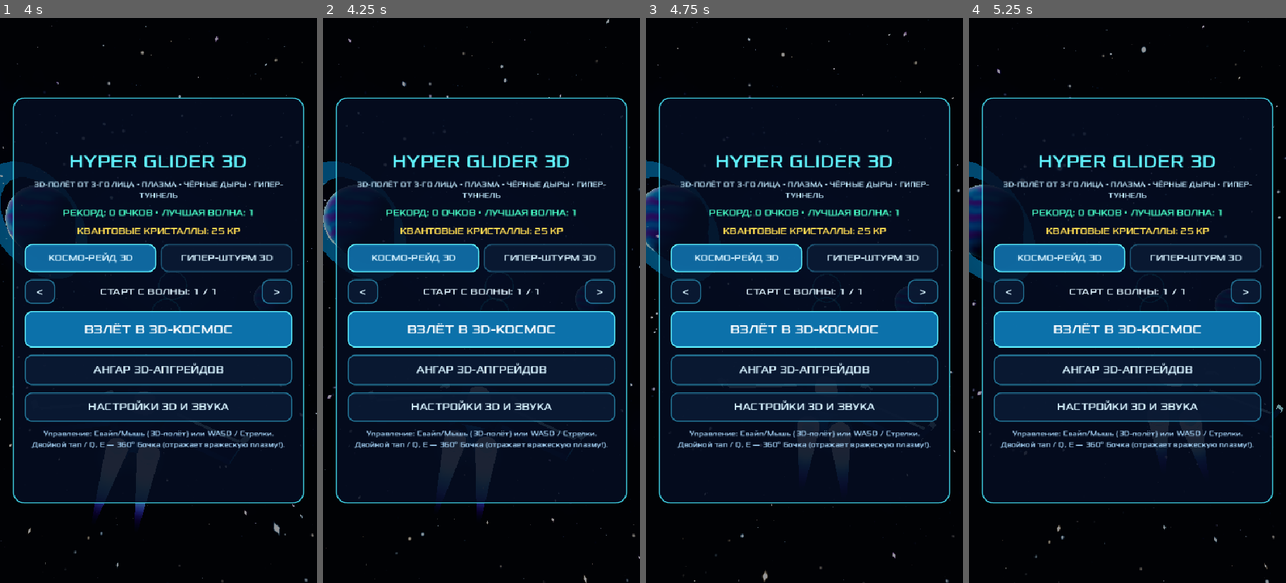
Above: before the commit, frames 1-4 (left to right).
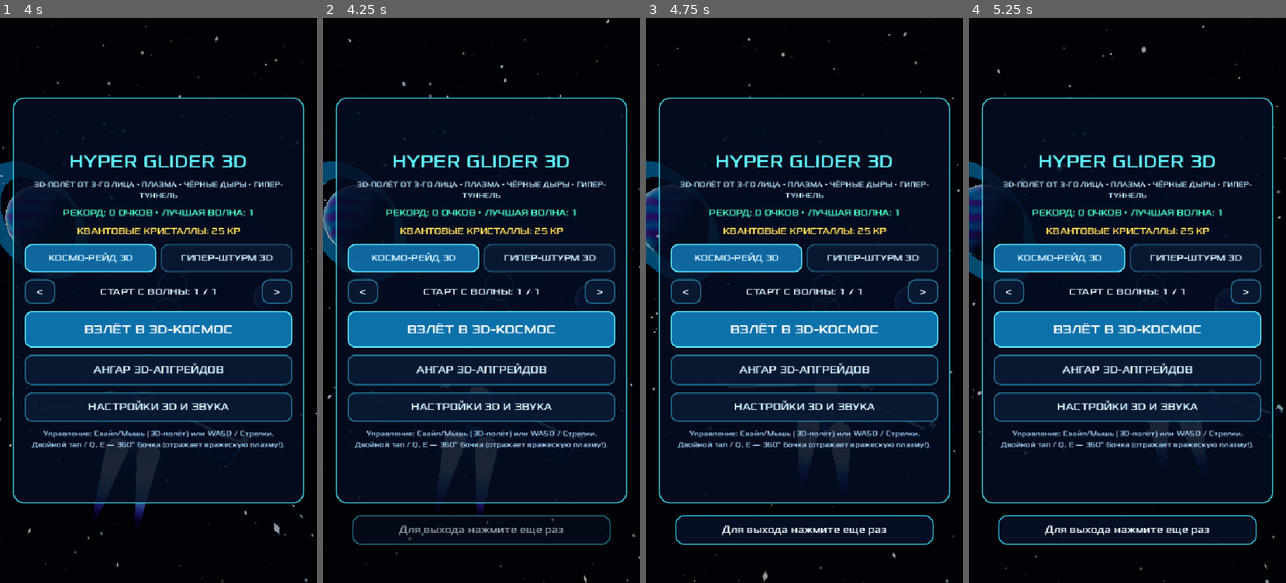
Above: after the commit, the same moments.

Repository: orbittv/hyper_glider_3d_godot
Game: Godot game, scene res://Scenes/MainGame.tscn
The game is run twice, just before and just after one commit, with the same random seed, the same clock (stepped at 60 frames per second) and the same inputs.
Inputs (mouse positions are in pixels of both pictures, inside the frame that each line leads up to):
- Up to frame 1 (4 s): tap Enter at 0.5 s; move the mouse to (228, 272) at 0.52 s; hold Right (move_right) 0.53-1.25 s; tap P at 0.6, 2.1 s; click (228, 272) at 0.67 s; tap Space at 0.77, 3.77 s; tap E at 0.8, 2.3, 3.8 s; drag from (95, 328) to (142, 413) at 1.27 s; move the mouse to (190, 176) at 2.02 s; hold Right (move_right) 2.03-2.75 s; click (190, 176) at 2.17 s; drag from (142, 413) to (63, 215) at 2.77 s; move the mouse to (253, 385) at 3.52 s; hold Left (move_left) from 3.53 s (still down); tap Q at 3.6 s; click (253, 385) at 3.67 s
- Up to frame 2 (4.25 s): keep holding Left (move_left); tap Escape at 4.15 s
- Up to frame 3 (4.75 s): release Left (move_left) at 4.25 s; drag from (709, 215) to (756, 159) at 4.27 s
- Up to frame 4 (5.25 s): move the mouse to (1143, 300) at 5.02 s; hold Down (move_down) from 5.03 s (still down); tap Shift at 5.1 s; click (1143, 300) at 5.17 s

Frame 1 is identical in both runs. In frame 2, 0.9% of the frame differs, in the area x 9-91%, y 88-94%; in frame 3, 4.2%; in frame 4, 4.2%.

Commit message:
feat(android,ui): transparent cutout adaptive icon layers (fg/bg/mono) with 3D badge and toast double-back exit

Diff:
--- a/Scripts/MainGame.gd
+++ b/Scripts/MainGame.gd
@@ -48,7 +48,8 @@
 var _wingtip_trail_timer: float = 0.0
 var _prev_wingtips: Array[Vector3] = []
 var _last_tap_msec: int = 0
-var _last_back_msec: int = -10000
+var _last_back_action_msec: int = 0
+var _exit_confirm_msec: int = 0
 var _last_tap_pos: Vector2 = Vector2.ZERO
 var _combo: int = 1
 var _combo_timer: float = 0.0
@@ -132,6 +133,9 @@
 var _lbl_hangar_credits: Label
 var _hangar_rows: Array[Dictionary] = []
 var _settings_overlay: Control
+var _toast_panel: PanelContainer
+var _toast_label: Label
+var _toast_tween: Tween
 
 
 func _ready() -> void:
@@ -205,53 +209,85 @@
 
 
 func _handle_back_navigation() -> void:
+	var now_msec: int = Time.get_ticks_msec()
+	if now_msec - _last_back_action_msec < 260:
+		return
+	_last_back_action_msec = now_msec
+
 	if _settings_overlay != null and _settings_overlay.visible:
 		_audio.play_ui_click()
 		_settings_overlay.visible = false
+		_exit_confirm_msec = 0
 		return
 	if _hangar_overlay != null and _hangar_overlay.visible:
 		_audio.play_ui_click()
 		_hangar_overlay.visible = false
+		_exit_confirm_msec = 0
+		return
+	if _state == GameState.GAME_OVER:
+		_audio.play_ui_click()
+		_enter_menu_state()
+		_exit_confirm_msec = 0
 		return
 	if _state == GameState.PLAYING:
 		_toggle_pause(true)
-		_last_back_msec = Time.get_ticks_msec()
-		_show_exit_hint()
-	elif _state == GameState.PAUSED:
-		_try_back_exit()
-	elif _state == GameState.GAME_OVER:
-		_audio.play_ui_click()
-		_enter_menu_state()
-	elif _state == GameState.MENU:
-		_try_back_exit()
-
-
-## Двойное нажатие «Назад» (в течение 2 сек) закрывает игру
-func _try_back_exit() -> void:
-	var now_msec: int = Time.get_ticks_msec()
-	if now_msec - _last_back_msec <= 2000:
-		_bank_uncommitted_credits()
-		if _config != null:
-			_config.save_data()
-		get_tree().quit()
+		_exit_confirm_msec = now_msec
+		_show_toast("Для выхода нажмите еще раз")
 		return
-	_last_back_msec = now_msec
-	_show_exit_hint()
-
-
-func _show_exit_hint() -> void:
-	if _floating_texts_root == null:
+	if _state == GameState.PAUSED or _state == GameState.MENU:
+		if _exit_confirm_msec > 0 and (now_msec - _exit_confirm_msec) <= 2000:
+			_bank_uncommitted_credits()
+			if _config != null:
+				_config.save_data()
+			get_tree().quit()
+		else:
+			_exit_confirm_msec = now_msec
+			_audio.play_ui_click()
+			_show_toast("Для выхода нажмите еще раз")
+
+
+func _build_toast_ui() -> void:
+	_toast_panel = UiBuilder.create_glass_panel(
+		Color(0.02, 0.06, 0.14, 0.94),
+		Color(0.22, 0.85, 0.98, 0.85),
+		14,
+		20.0,
+		12.0
+	)
+	_toast_panel.position = Vector2(50.0, _view_h - 115.0 - _safe_bot_vp)
+	_toast_panel.size = Vector2(_view_w - 100.0, 50.0)
+	_toast_panel.mouse_filter = Control.MOUSE_FILTER_IGNORE
+	_toast_panel.visible = false
+	_ui_root.add_child(_toast_panel)
+
+	_toast_label = UiBuilder.create_label("", 17, Color(0.92, 0.98, 1.0), HORIZONTAL_ALIGNMENT_CENTER, 3)
+	_toast_label.mouse_filter = Control.MOUSE_FILTER_IGNORE
+	_toast_panel.add_child(_toast_label)
+
+
+func _show_toast(msg: String) -> void:
+	if _toast_panel == null or _toast_label == null:
 		return
-	var lbl := UiBuilder.create_label("Нажмите «Назад» ещё раз для выхода", 16, Color(1.0, 0.92, 0.55), HORIZONTAL_ALIGNMENT_CENTER, 4)
-	lbl.position = Vector2(20.0, _view_h - 120.0)
-	lbl.custom_minimum_size = Vector2(_view_w - 40.0, 28.0)
-	lbl.size = Vector2(_view_w - 40.0, 28.0)
-	_floating_texts_root.add_child(lbl)
-	_floating_labels.append({"label": lbl, "age": 0.0, "duration": 1.8, "color": Color(1.0, 0.92, 0.55), "static": true})
+	if _toast_tween != null and _toast_tween.is_valid():
+		_toast_tween.kill()
+	_toast_label.text = msg
+	_toast_panel.visible = true
+	_toast_panel.modulate.a = 0.0
+	_toast_tween = create_tween()
+	_toast_tween.tween_property(_toast_panel, "modulate:a", 1.0, 0.14)
+	_toast_tween.tween_interval(1.65)
+	_toast_tween.tween_property(_toast_panel, "modulate:a", 0.0, 0.30)
+	_toast_tween.tween_callback(func() -> void:
+		if _toast_panel != null:
+			_toast_panel.visible = false
+	)
 
 
 func _exit_tree() -> void:
 	Engine.time_scale = 1.0
+	if _toast_tween != null and _toast_tween.is_valid():
+		_toast_tween.kill()
+	_toast_tween = null
 	_active_touches.clear()
 	_modal_cards.clear()
 	_floating_labels.clear()
@@ -282,7 +318,11 @@
 	if event is InputEventKey:
 		var ke := event as InputEventKey
 		if ke.pressed and not ke.echo:
-			if ke.keycode == KEY_ESCAPE or ke.keycode == KEY_P:
+			if ke.keycode == KEY_ESCAPE or ke.keycode == KEY_BACK:
+				_handle_back_navigation()
+				get_viewport().set_input_as_handled()
+				return
+			elif ke.keycode == KEY_P:
 				if _state == GameState.PLAYING:
 					_toggle_pause(true)
 				elif _state == GameState.PAUSED:
@@ -1380,6 +1420,7 @@
 	elif not paused and _state == GameState.PAUSED:
 		_state = GameState.PLAYING
 		_pause_overlay.visible = false
+		_exit_confirm_msec = 0
 
 
 func _trigger_game_over() -> void:
@@ -1451,6 +1492,7 @@
 	_build_gameover_overlay()
 	_build_hangar_overlay()
 	_build_settings_overlay()
+	_build_toast_ui()
 
 
 func _apply_hud_safe_margins() -> void:
@@ -1495,6 +1537,9 @@
 	if _boss_hud_panel != null:
 		_boss_hud_panel.position = Vector2(20.0, top_y + 210.0)
 		_boss_hud_panel.size = Vector2(_view_w - 40.0, 42.0)
+	if _toast_panel != null:
+		_toast_panel.position = Vector2(50.0, _view_h - 115.0 - _safe_bot_vp)
+		_toast_panel.size = Vector2(_view_w - 100.0, 50.0)
 
 	_relayout_modal_cards()
 
Binary file changed: Assets/Sprites/AndroidIcon192.png
Binary file changed: Assets/Sprites/AndroidIconFg432.png
Binary file changed: Assets/Sprites/AndroidIconMono432.png
Binary file changed: Icon.png
